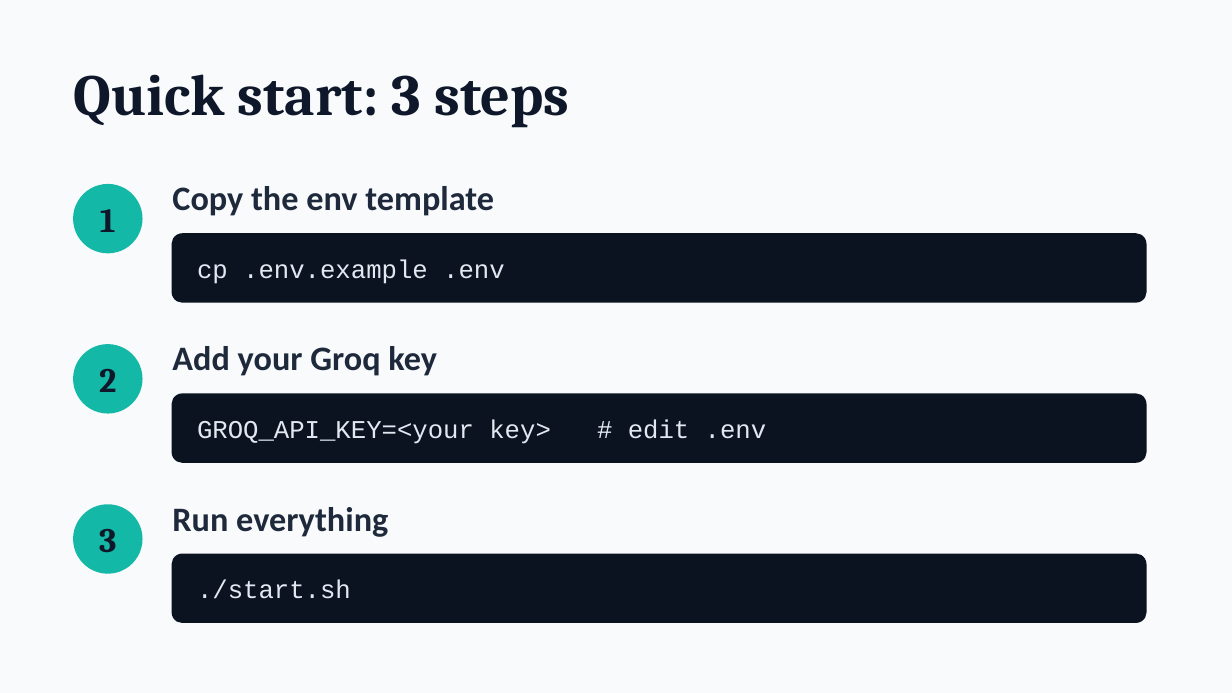
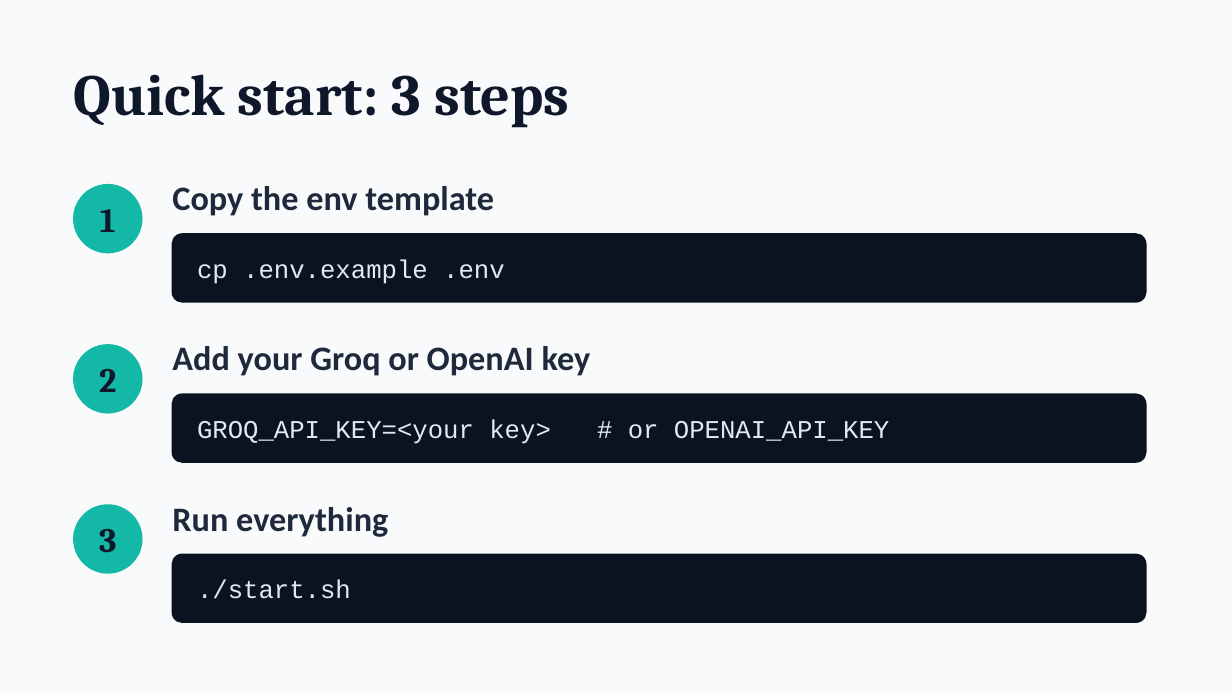
Before and after one commit to albertpinto/MLAI-UCB-Capstone, a slide deck: slide 3 of Capstone_Startup_Steps.pptx. Drawn at 1232x693 pixels with LibreOffice and Linux fonts; fonts in the diff are those of the drawing. Boxes give left, top, right and bottom in pixels: in the first picture for what was removed or moved away, otherwise in the second. Text is boxed around its words. In the diff, an @@ line names an element or a change of style, - is before the commit and + after.

Commit message:
Startup steps: add OpenAI as an LLM provider option

```diff
--- a/Capstone_Startup_Steps.pptx
+++ b/Capstone_Startup_Steps.pptx
@@ text at [172, 346, 591, 376]: text changed @@
-Add your Groq key
+Add your Groq or OpenAI key
@@ text at [197, 419, 889, 444]: text changed @@
-GROQ_API_KEY=<your key> # edit .env
+GROQ_API_KEY=<your key> # or OPENAI_API_KEY
```
Also in this commit, not shown: 1 other slide changed, 1 slide added, 1 other file.
